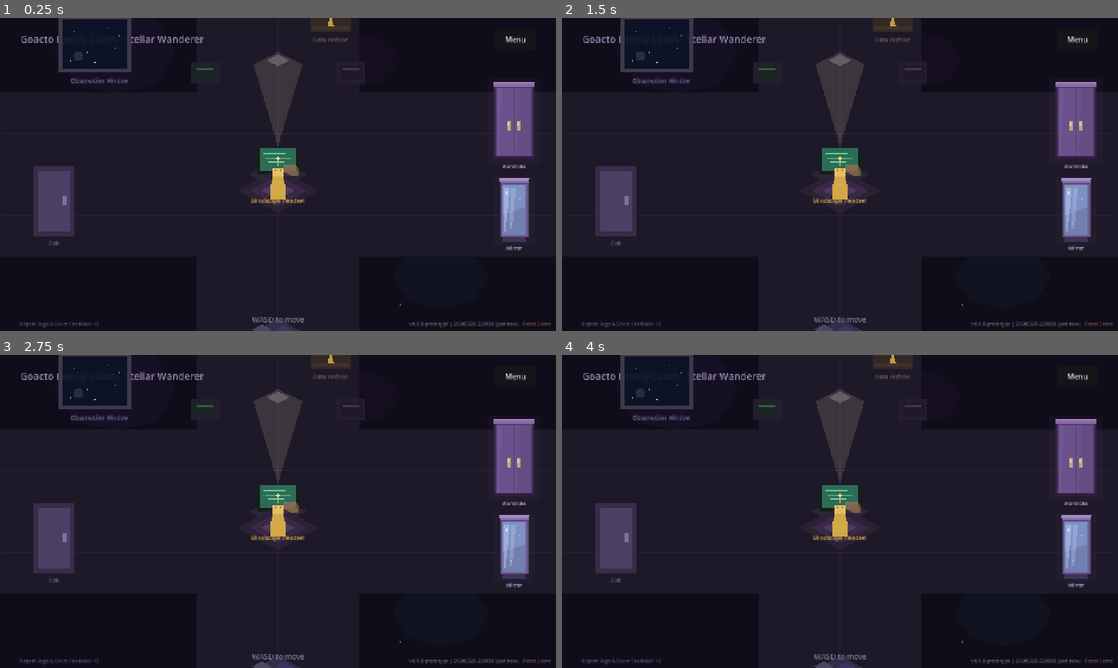
Above: before the commit, frames 1-4 (two rows, left to right).
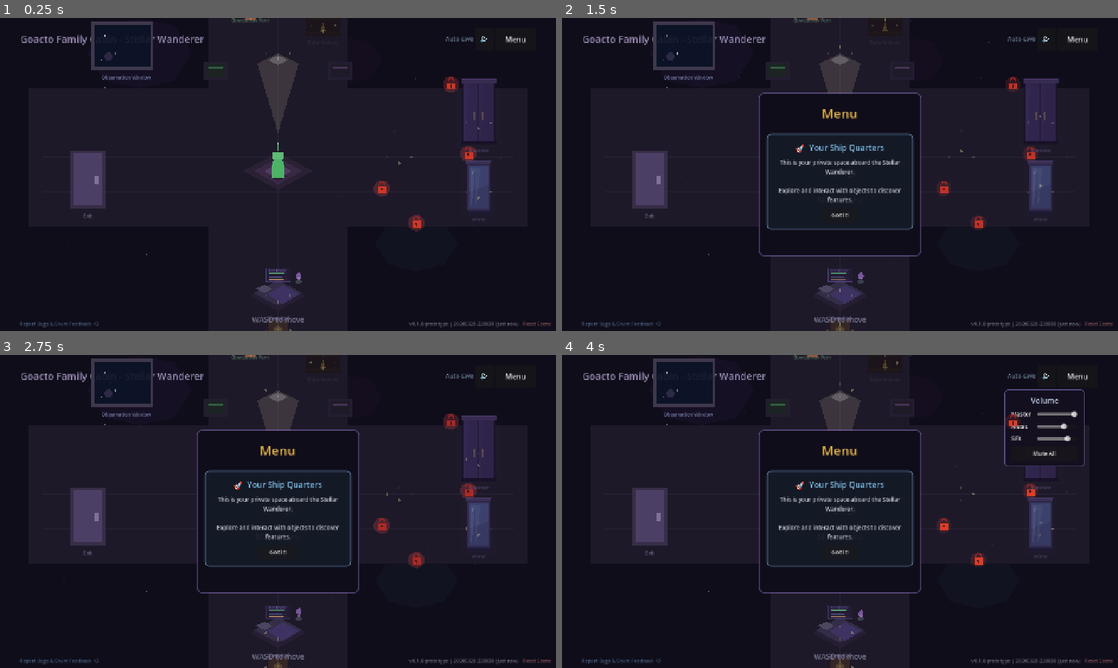
Above: after the commit, the same moments.

Repository: goacto/goacto-game
Game: Godot game, scene res://scenes/bedroom/bedroom.tscn
The game is run twice, just before and just after one commit, with the same random seed, the same clock (stepped at 60 frames per second) and the same inputs. This scene is started directly instead of the project's main scene. Sound files missing from this copy of the repository are replaced by a short silence.
Inputs (mouse positions are in pixels of both pictures, inside the frame that each line leads up to):
- Up to frame 1 (0.25 s): no input
- Up to frame 2 (1.5 s): click "Menu" at 0.5 s; click (840, 171) at 1.25 s, where only the run after the commit has a clickable "Settings"
- Up to frame 3 (2.75 s): click (278, 536) at 2 s, where only the run after the commit has a clickable "Main Menu"
- Up to frame 4 (4 s): click (1045, 376) at 2.75 s, where only the run after the commit has a clickable "🔊"; click (840, 483) at 3.5 s, where only the run after the commit has a clickable "Resume"

The runs differ from the first frame. In frame 1, 11% of the frame differs, in the area x 6-98%, y 0-100%; in frame 2, 13%; in frame 3, 13%; in frame 4, 13%.
Error before the commit: Parse Error: Invalid argument for "_show_dialogue()" function: argument 3 should be "String" but is "Callable". (res://scenes/bedroom/bedroom.gd:5726)

Commit message:
PR1 (1/5): fix load room + master key re-fire, local save timestamps, parse errors

Diff:
--- a/godot/autoload/SaveManager.gd
+++ b/godot/autoload/SaveManager.gd
@@ -420,7 +420,7 @@
 
 	# Format last saved date
 	if info["timestamp"] > 0:
-		var datetime = Time.get_datetime_dict_from_unix_time(int(info["timestamp"]))
+		var datetime = local_datetime_from_unix(int(info["timestamp"]))
 		info["date_string"] = "%04d-%02d-%02d %02d:%02d" % [
 			datetime.year, datetime.month, datetime.day,
 			datetime.hour, datetime.minute
@@ -428,7 +428,7 @@
 
 	# Format creation date
 	if info["created_timestamp"] > 0:
-		var datetime = Time.get_datetime_dict_from_unix_time(int(info["created_timestamp"]))
+		var datetime = local_datetime_from_unix(int(info["created_timestamp"]))
 		info["created_date_string"] = "%04d-%02d-%02d" % [
 			datetime.year, datetime.month, datetime.day
 		]
@@ -570,11 +570,55 @@
 # HELPER FUNCTIONS
 # =============================================================================
 
+## Unix timestamps are UTC; slot labels must show the player's local time.
+func local_datetime_from_unix(unix_time: int) -> Dictionary:
+	return Time.get_datetime_dict_from_unix_time(unix_time + _utc_offset_seconds(unix_time))
+
+
+func _utc_offset_seconds(unix_time: int) -> int:
+	if OS.get_name() == "Web":
+		# Browser offset for that exact date (DST-correct). getTimezoneOffset() is minutes behind UTC.
+		var minutes_behind = JavaScriptBridge.eval("new Date(%d * 1000).getTimezoneOffset()" % unix_time)
+		if minutes_behind != null:
+			return -int(minutes_behind) * 60
+	return int(Time.get_time_zone_from_system().get("bias", 0)) * 60
+
+
+## Room scenes a save can resume into (menus, settings and cutscenes are not rooms).
+const NON_ROOM_SCENES = ["main_menu", "settings", "cutscene", "transition"]
+const DEFAULT_ROOM_SCENE = "res://scenes/bedroom/bedroom.tscn"
+
+## Scene stored in the most recently loaded slot.
+var loaded_room_scene: String = ""
+
+
+func _current_room_scene() -> String:
+	var scene = get_tree().current_scene
+	var path = scene.scene_file_path if scene else ""
+	if path == "" or not ResourceLoader.exists(path):
+		return ""
+	for marker in NON_ROOM_SCENES:
+		if path.contains(marker):
+			return ""
+	return path
+
+
+## Scene a loaded save should resume in.
+func get_room_to_resume() -> String:
+	if loaded_room_scene != "" and ResourceLoader.exists(loaded_room_scene):
+		return loaded_room_scene
+	return DEFAULT_ROOM_SCENE
+
+
 ## Create save data dictionary from current game state
 func _create_save_data() -> Dictionary:
+	var room = _current_room_scene()
+	if room == "":
+		room = GameManager.previous_scene_path if _is_room_path(GameManager.previous_scene_path) else ""
 	return {
 		"version": "0.3.2",
 		"timestamp": Time.get_unix_time_from_system(),
+		"room_scene": room,
 		"player": GameManager.player_data,
 		"habits": HabitManager.get_save_data(),
 		"goals": GoalManager.get_save_data(),
@@ -588,11 +632,26 @@
 	}
 
 
+func _is_room_path(path: String) -> bool:
+	if path == "" or not ResourceLoader.exists(path):
+		return false
+	for marker in NON_ROOM_SCENES:
+		if path.contains(marker):
+			return false
+	return true
+
+
 ## Apply save data to game state
 func _apply_save_data(save_data: Dictionary) -> void:
+	loaded_room_scene = str(save_data.get("room_scene", ""))
+	# One-time notifications already seen this session stay seen after loading an older save.
+	var notification_seen = GameManager.player_data.get("master_key_bedroom_notification_shown", false)
+
 	# Restore player data
 	if save_data.has("player"):
 		_merge_dict(GameManager.player_data, save_data.player)
+	if notification_seen:
+		GameManager.player_data["master_key_bedroom_notification_shown"] = true
 
 	# Restore habit data
 	if save_data.has("habits"):
--- a/godot/scenes/bedroom/bedroom.gd
+++ b/godot/scenes/bedroom/bedroom.gd
@@ -917,6 +917,7 @@
 
 	# Mark notification as shown
 	GameManager.player_data["master_key_bedroom_notification_shown"] = true
+	SaveManager.save_game()  # persist so it never re-fires
 
 	# Show notification after a short delay
 	await get_tree().create_timer(0.8).timeout
@@ -5595,9 +5596,9 @@
 
 	add_child(dialog)
 
-	# Reload after brief delay
+	# Resume in the room the save was made in after a brief delay
 	await get_tree().create_timer(1.5).timeout
-	get_tree().reload_current_scene()
+	GameManager.goto_scene(SaveManager.get_room_to_resume())
 
 
 func _close_save_panel() -> void:
@@ -5723,11 +5724,9 @@
 func _do_bedroom_import(json_content: String) -> void:
 	var success = SaveManager.import_save_data(json_content)
 	if success:
-		_show_dialogue("Import Successful", "Save data imported! The game will reload with your imported data.", func():
-			_close_save_panel()
-			SaveManager.load_game()
-			get_tree().reload_current_scene()
-		)
+		_close_save_panel()
+		SaveManager.load_game()
+		get_tree().reload_current_scene()
 	else:
 		_show_dialogue("Import Failed", "The file does not contain valid save data.")
 
@@ -6104,6 +6103,11 @@
 func _open_pause_menu() -> void:
 	if pause_menu:
 		return
+
+	# The menu replaces any open dialogue/examine box: it must not draw over the menu
+	# or resume as a stale line after Settings.
+	if dialogue_panel and dialogue_panel.visible:
+		dialogue_panel.visible = false
 
 	in_dialogue = true
 	interaction_prompt.visible = false
--- a/godot/scenes/main_menu/main_menu.gd
+++ b/godot/scenes/main_menu/main_menu.gd
@@ -1007,8 +1007,10 @@
 	if SaveManager.load_from_slot(slot):
 		_close_load_panel()
 		# Set flag for wake-up animation
-		GameManager.player_data["wakeup_from_continue"] = true
-		_enter_mindscape()
+		var room = SaveManager.get_room_to_resume()
+		if room == SaveManager.DEFAULT_ROOM_SCENE:
+			GameManager.player_data["wakeup_from_continue"] = true
+		GameManager.goto_scene(room)
 	else:
 		print("[MainMenu] Failed to load slot ", slot)
 
--- a/godot/scenes/settings/settings.gd
+++ b/godot/scenes/settings/settings.gd
@@ -228,6 +228,9 @@
 	if not GameManager:
 		return
 
+	_ensure_option_items(font_size_option, ["Small", "Medium", "Large"])
+	_ensure_option_items(colorblind_option, ["None", "Deuteranopia (Green)", "Protanopia (Red)", "Tritanopia (Blue)"])
+
 	# Font size
 	var font_size = GameManager.get_font_size_multiplier()
 	var font_idx = 1  # Default to medium
@@ -252,29 +255,43 @@
 		colorblind_option.select(0)
 
 
+## Dropdowns must always have their items so the selected value is visible.
+func _ensure_option_items(option: OptionButton, labels: Array) -> void:
+	if option.item_count == labels.size():
+		return
+	option.clear()
+	for i in labels.size():
+		option.add_item(labels[i], i)
+
+
 func _on_font_size_changed(idx: int) -> void:
 	if idx >= 0 and idx < FONT_SIZE_OPTIONS.size():
-		GameManager.set_accessibility_setting("font_size", FONT_SIZE_OPTIONS[idx])
+		GameManager.set_accessibility_option("font_size", FONT_SIZE_OPTIONS[idx])
 		print("[Settings] Font size set to: ", FONT_SIZE_OPTIONS[idx])
 
 
 func _on_high_contrast_toggled(pressed: bool) -> void:
-	GameManager.set_accessibility_setting("high_contrast", pressed)
+	GameManager.set_accessibility_option("high_contrast", pressed)
 	print("[Settings] High contrast: ", pressed)
 
 
 func _on_reduced_motion_toggled(pressed: bool) -> void:
-	GameManager.set_accessibility_setting("reduced_motion", pressed)
+	GameManager.set_accessibility_option("reduced_motion", pressed)
 	print("[Settings] Reduced motion: ", pressed)
 
 
 func _on_colorblind_changed(idx: int) -> void:
 	if idx >= 0 and idx < COLORBLIND_OPTIONS.size():
-		GameManager.set_accessibility_setting("colorblind_mode", COLORBLIND_OPTIONS[idx])
+		GameManager.set_accessibility_option("colorblind_mode", COLORBLIND_OPTIONS[idx])
 		print("[Settings] Colorblind mode: ", COLORBLIND_OPTIONS[idx])
 
 
+var _leaving := false
+
 func _on_back() -> void:
+	if _leaving:
+		return
+	_leaving = true
 	# Save settings
 	SaveManager.save_game()
 
@@ -293,7 +310,9 @@
 
 
 func _input(event: InputEvent) -> void:
-	if event.is_action_pressed("ui_cancel"):
+	if event.is_action_pressed("ui_cancel") and not event.is_echo():
+		# Consume Esc so it can't also reach the scene we return to.
+		get_viewport().set_input_as_handled()
 		_on_back()
 		get_viewport().set_input_as_handled()
 
@@ -337,9 +356,9 @@
 func _load_slot(slot: int) -> void:
 	if SaveManager.load_from_slot(slot):
 		_show_message("Loaded from Slot %d" % slot)
-		# Reload current scene to apply loaded data
+		# Resume in the room the save was made in
 		await get_tree().process_frame
-		get_tree().reload_current_scene()
+		GameManager.goto_scene(SaveManager.get_room_to_resume())
 	else:
 		_show_message("Failed to load")
 
